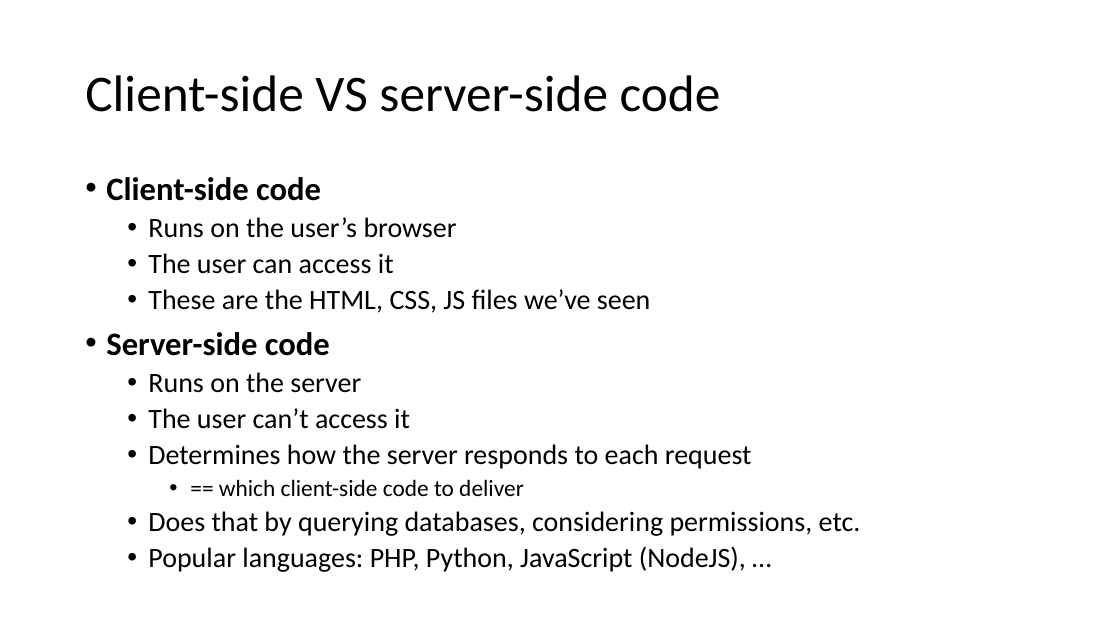
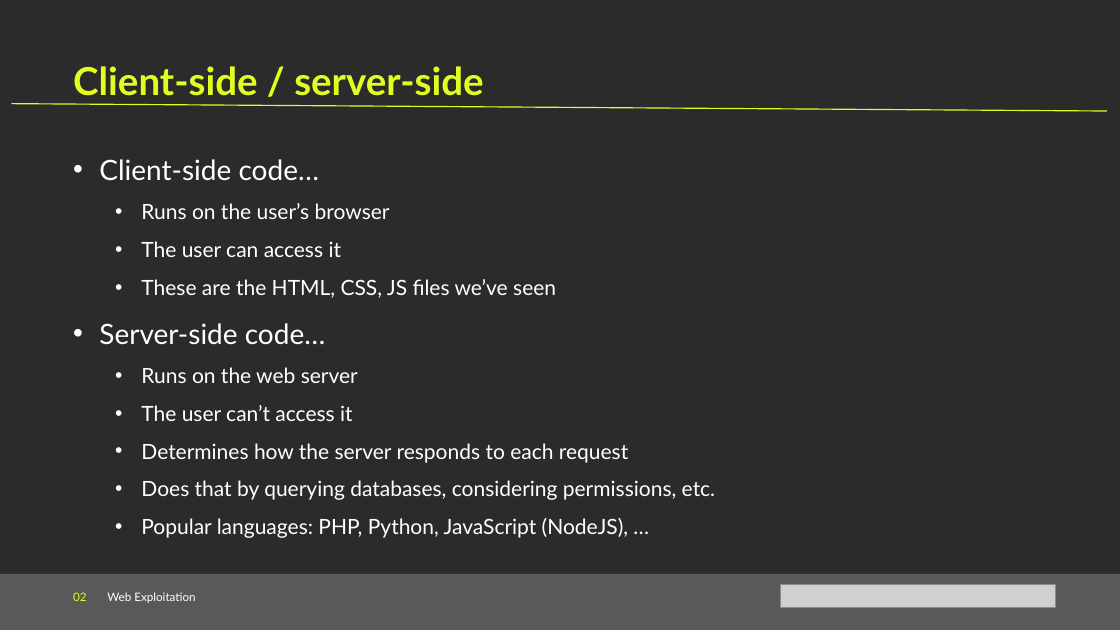
Before and after one commit to Cyanivde/technion-ctf, a slide deck: slide 11 of files/web-exploitation.pptx (slide 10 before the commit). Drawn at 1120x630 pixels with LibreOffice and Linux fonts; fonts in the diff are those of the drawing; grey boxes stand for pictures; background and template pictures are left out; a plain dark background stands for a picture behind light text. Boxes give left, top, right and bottom in pixels: in the first picture for what was removed or moved away, otherwise in the second. Text is boxed around its words. In the diff, an @@ line names an element or a change of style, - is before the commit and + after.

```diff
--- a/files/web-exploitation.pptx
+++ b/files/web-exploitation.pptx
@@ background #FFFFFF to picture (left out) @@
@@ text "Client-side / server-side" at <box>73,66,483,96</box>: vertical alignment middle to top @@
@@ text at <box>73,66,483,96</box>: text changed; size 44 to 33 pt; font Calibri to Lato; text colour #000000 to #E2FE21; bold on @@
-Client-side VS server-side code
+Client-side / server-side
@@ line added from (12, 103) to (1107, 111), #E2FE21 1 pt @@
@@ text "Client-side code…": place and size @@
-text "Client-side code…" at <box>106,177,861,572</box>
+text "Client-side code…" at <box>99,159,715,538</box>
@@ text at <box>99,159,320,181</box>: text changed; size 28 to 24 pt; font Calibri to Lato; text colour #000000 to #FFFFFF; bold off @@
-• Client-side code
+• Client-side code…
@@ text at <box>141,203,715,538</box>: size 24 to 18 pt, font Calibri to Lato, text colour #000000 to #FFFFFF in "Runs on the user’s browser", "The user can access it", "These are the HTML, CSS, JS files ...", "The user can’t access it" and 3 more places; indent changed; line spacing 0.9 to 1.5; less space between paragraphs @@
@@ text at <box>99,323,358,383</box>: text changed; size 28 to 18 pt; font Calibri to Lato; text colour #000000 to #FFFFFF; bold off @@
-• Server-side code
-  • Runs on the server
+• Server-side code…
+  • Runs on the web server
@@ text at <box>219,479,524,496</box>: paragraph removed @@
-    • == which client-side code to deliver
@@ rectangle added at <box>0,574,1120,630</box>, fill #595959 @@
@@ text added at <box>73,592,195,603</box>, 10 pt, text #FFFFFF @@
+02 Web Exploitation
@@ picture added at <box>781,585,1055,607</box> @@
```
Also in this commit, not shown: 11 other slides changed, 2 slides added, 1 slide removed, 2 other files.
